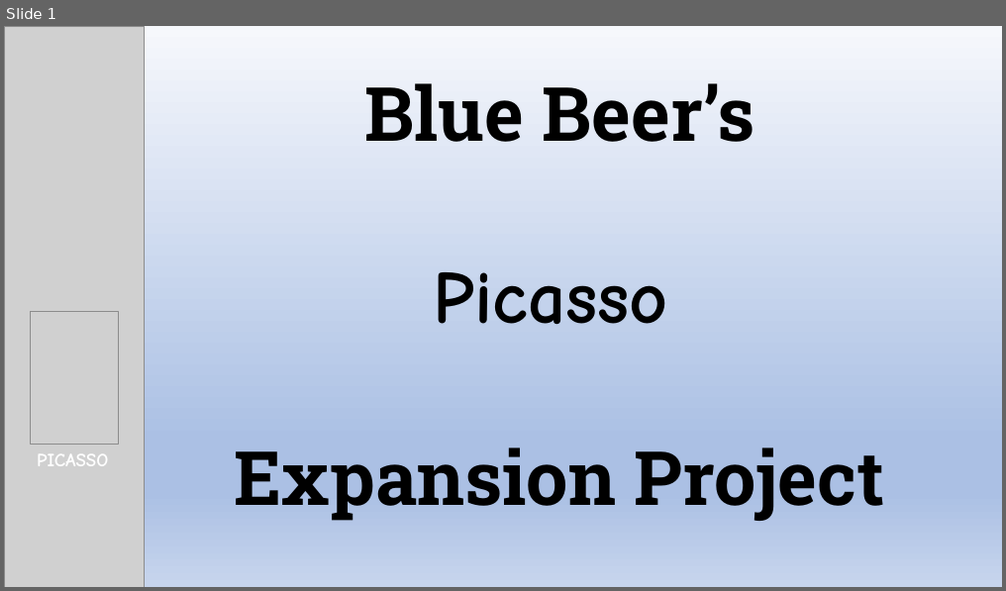
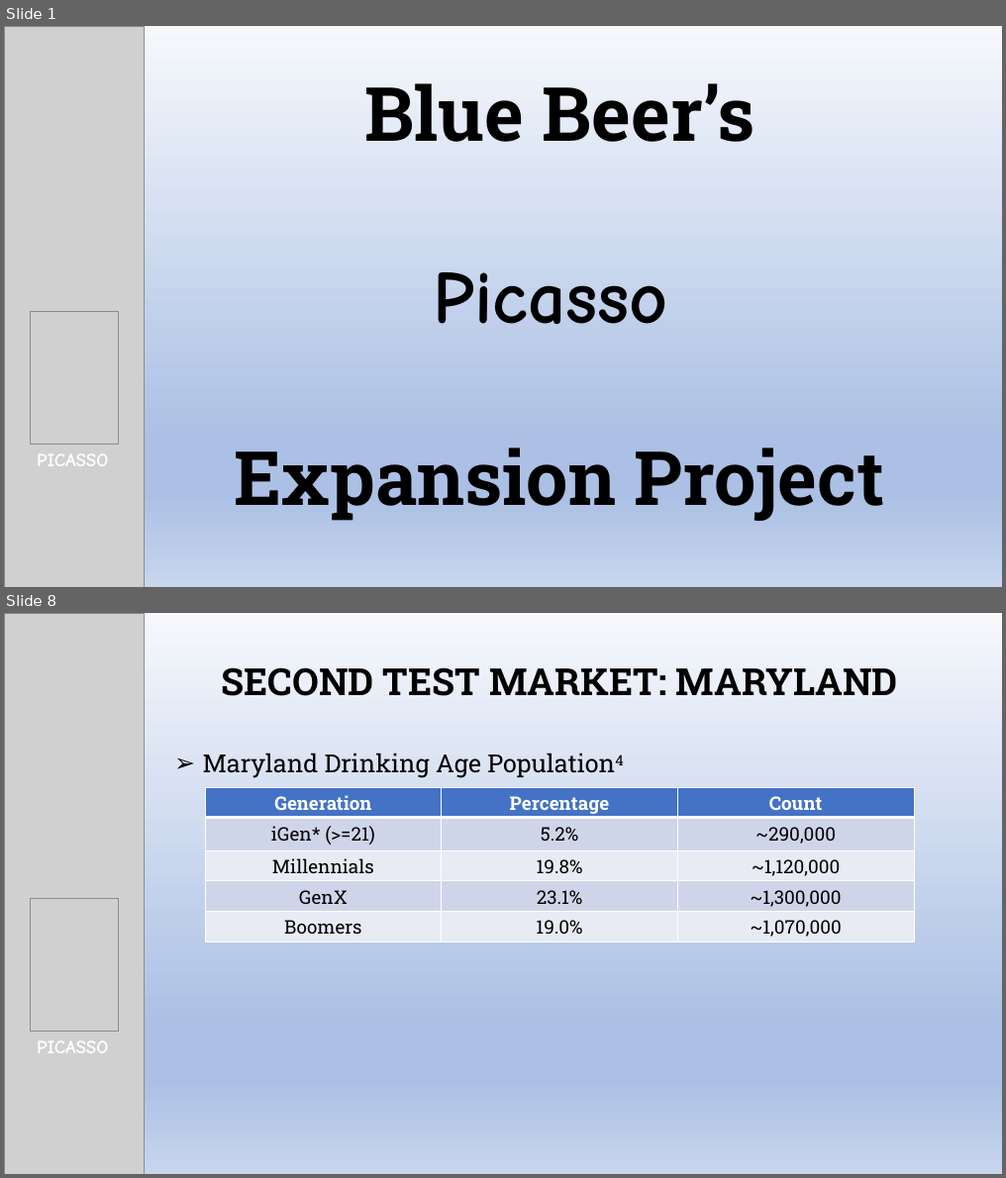
Before and after one commit to kjurekSMU/6306_JKT_Case_Study_1, a slide deck: Beer_Expansion_Project.pptx. Shown one above the other, each under a label of ours: slide 1 before the commit, slides 1 and 8 after it; the slides between them are not shown. The pictures are 1006x591 and 1006x1178 pixels, drawn with LibreOffice and Linux fonts; fonts in the diff are those of the drawing; grey boxes stand for pictures. Boxes give left, top, right and bottom in pixels: in the first picture for what was removed or moved away, otherwise in the second. Text is boxed around its words. In the diff, an @@ line names an element or a change of style, - is before the commit and + after.

```diff
--- a/Beer_Expansion_Project.pptx
+++ b/Beer_Expansion_Project.pptx
@@ slide 8 added at <box>4,613,1002,1174</box>, background gradient #F6F8FC to #ABC0E4 to #C7D5ED @@
@@ picture added at <box>4,613,144,1174</box> @@
@@ title added at <box>222,667,898,696</box>, 36 pt, text #000000, bold @@
+SECOND TEST MARKET: MARYLAND
@@ subtitle added at <box>203,753,481,778</box>, 24 pt, text #000000 @@
+➢ Maryland Drinking Age Population4
@@ table added at <box>205,787,915,942</box>, 5 rows, 3 columns @@
+Generation | Percentage | Count
+iGen* (>=21) | 5.2% | ~290,000
+Millennials | 19.8% | ~1,120,000
+GenX | 23.1% | ~1,300,000
+Boomers | 19.0% | ~1,070,000
@@ picture added at <box>30,899,118,1032</box> @@
@@ text added at <box>37,1042,108,1054</box>, 18 pt, text #FFFFFF, bold @@
+PICASSO
```
Also in this commit, not shown: 8 slides changed, 4 other slides added.
